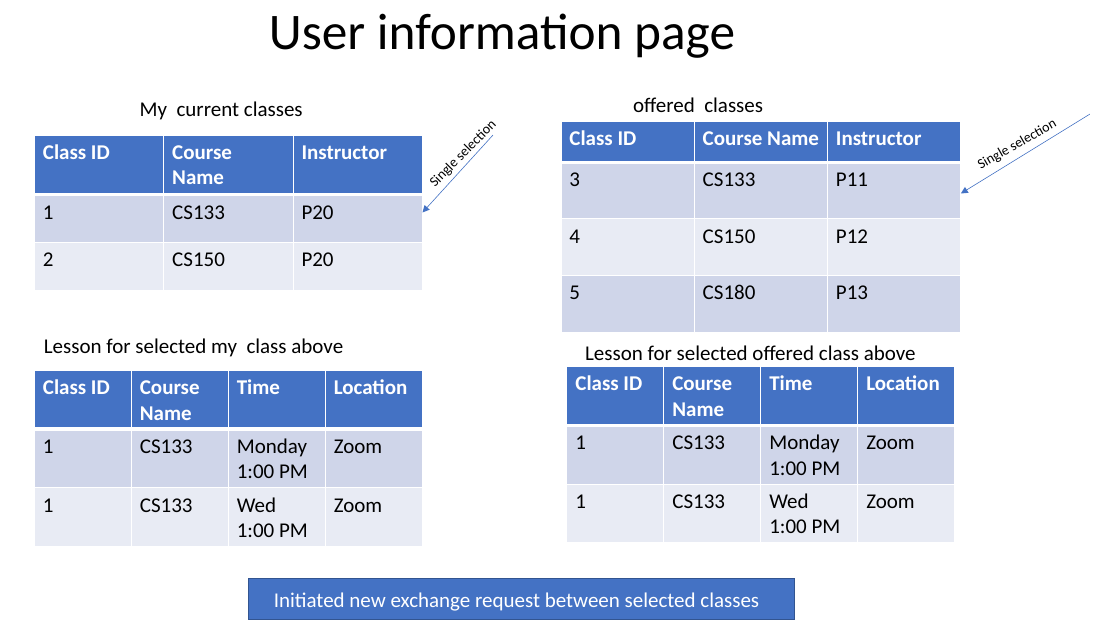
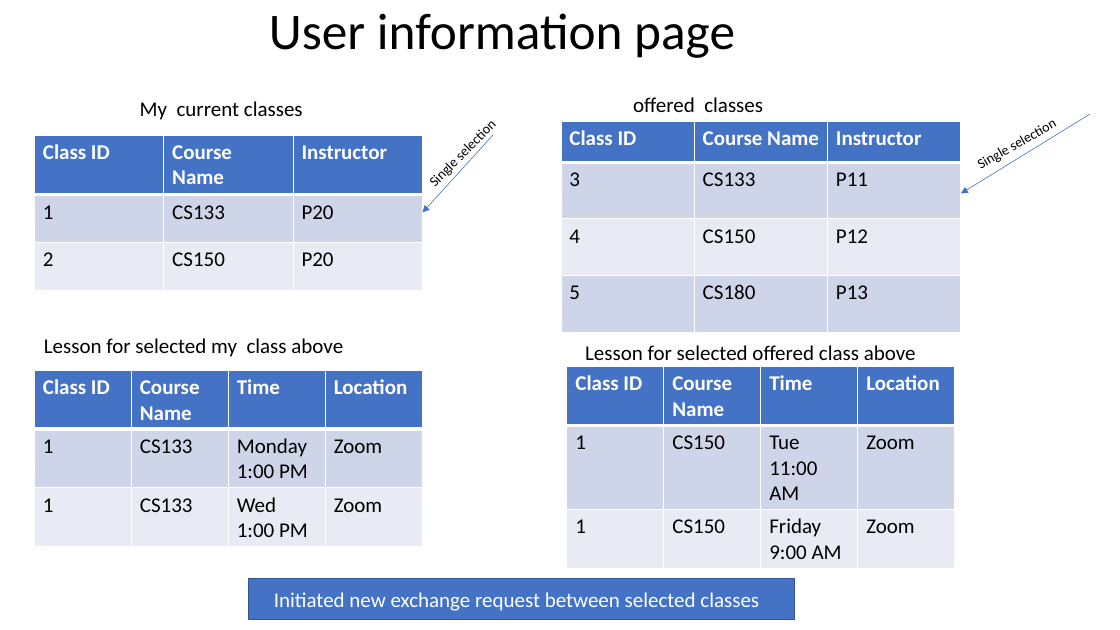
Before and after one commit to alonlapid/courseswap, a slide deck: slide 8 of milestone_2_presentation.pptx. Drawn at 1120x630 pixels with LibreOffice and Linux fonts; fonts in the diff are those of the drawing. Boxes give left, top, right and bottom in pixels: in the first picture for what was removed or moved away, otherwise in the second. Text is boxed around its words. In the diff, an @@ line names an element or a change of style, - is before the commit and + after.

```diff
--- a/milestone_2_presentation.pptx
+++ b/milestone_2_presentation.pptx
@@ table at bbox=[567, 366, 954, 568] @@
-row 2, column 2: CS133
+row 2, column 2: CS150
-row 2, column 3: Monday 1:00 PM
+row 2, column 3: Tue 11:00 AM
-row 3, column 2: CS133
+row 3, column 2: CS150
-row 3, column 3: Wed 1:00 PM
+row 3, column 3: Friday 9:00 AM
```
Also in this commit, not shown: 2 other slides changed.
